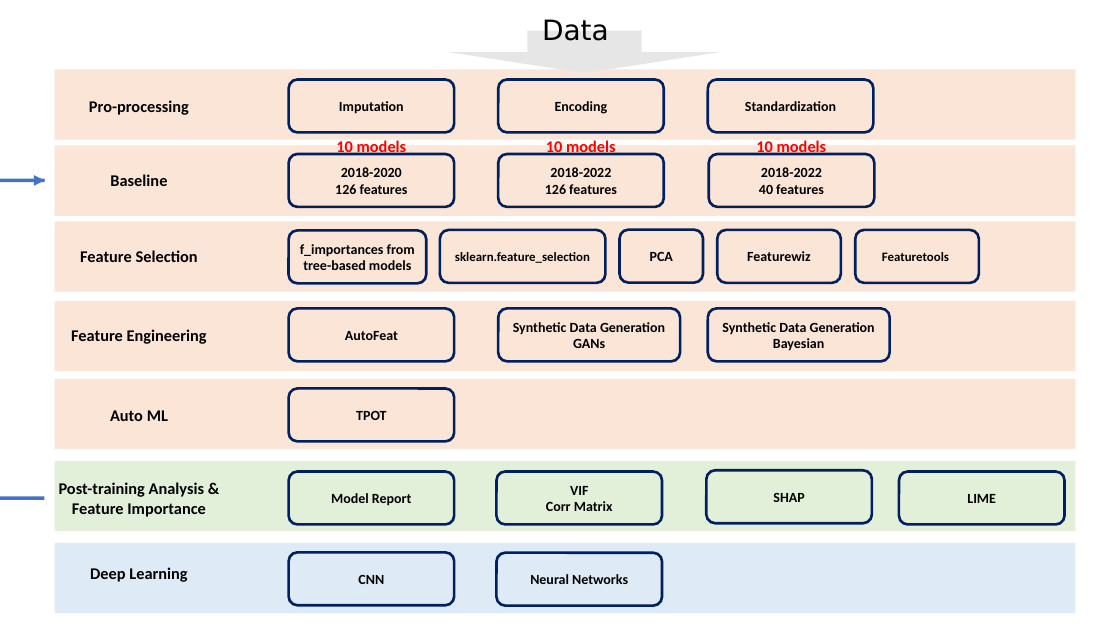
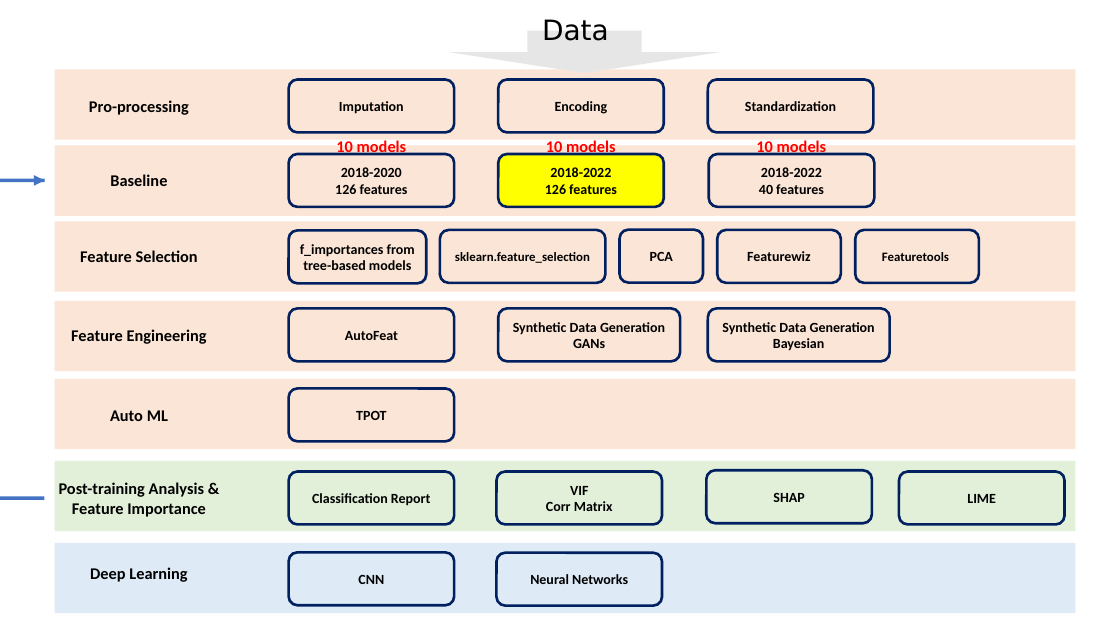
Before and after one commit to jennytsai32/Capstone, a slide deck: slide 2 of code/Jichong/Weekly results.pptx. Drawn at 1120x630 pixels with LibreOffice and Linux fonts; fonts in the diff are those of the drawing. Boxes give left, top, right and bottom in pixels: in the first picture for what was removed or moved away, otherwise in the second. Text is boxed around its words. In the diff, an @@ line names an element or a change of style, - is before the commit and + after.

Commit message:
PPT updated

```diff
--- a/code/Jichong/Weekly results.pptx
+++ b/code/Jichong/Weekly results.pptx
@@ rounded rectangle "2018-2022" at box(498, 154, 664, 207): fill none to #FFFF00 @@
@@ text in rounded rectangle at box(312, 493, 431, 506): text changed @@
-Model Report
+Classification Report
```
Also in this commit, not shown: 1 slide added, 4 other files.
